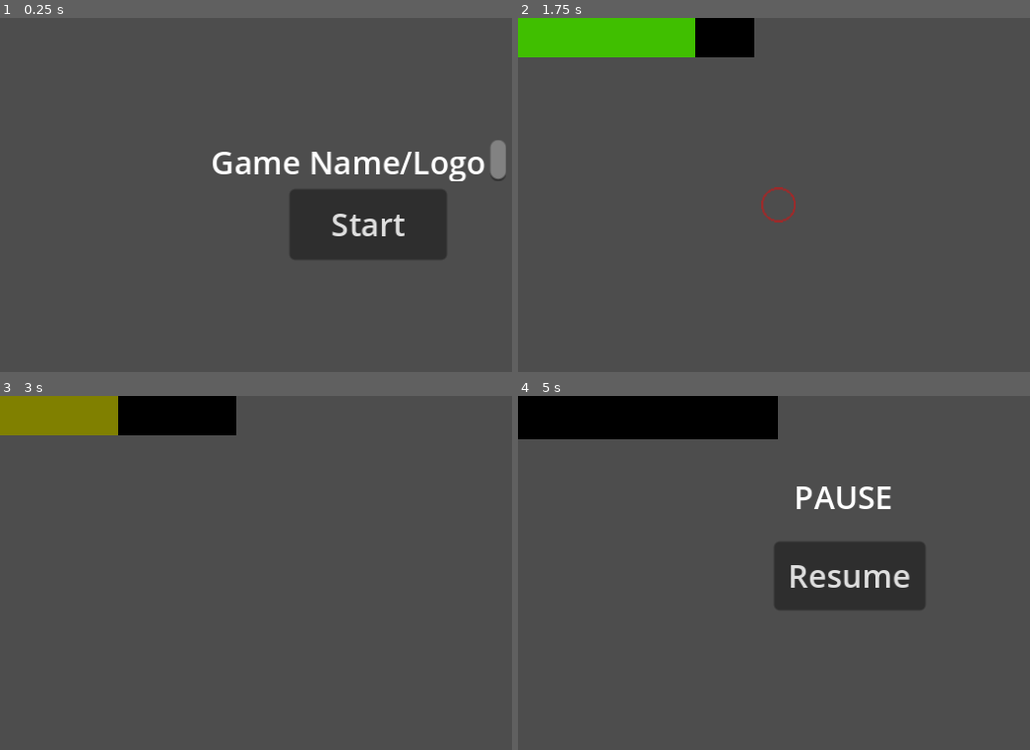
Above: before the commit, frames 1-4 (two rows, left to right).
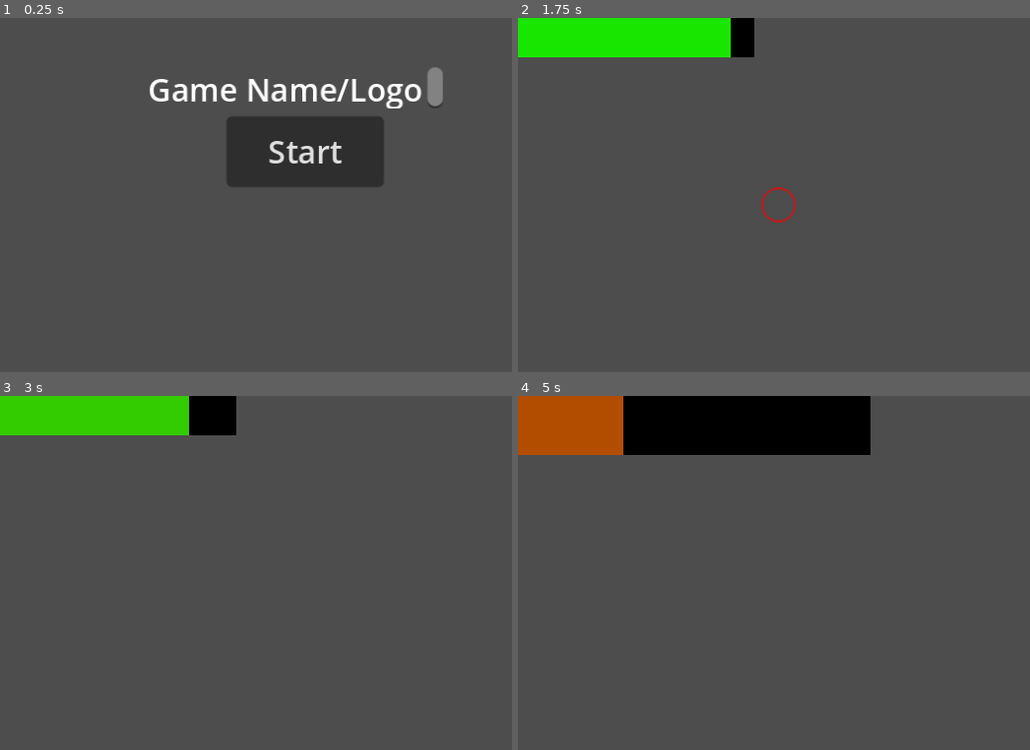
Above: after the commit, the same moments.

Repository: SabrinaRoss/Ludum-Dare-56
Game: Godot game, scene res://src/main/main.tscn
Two runs of this game, one before a commit and one after it. Both use one fixed random seed, a clock stepped at 60 frames per second and the inputs below. The engine's default icon, where the game draws it, is replaced by a stand-in: a white triangle on a blue panel in a dark square.
Inputs (mouse positions are in pixels of both pictures, inside the frame that each line leads up to):
- Up to frame 1 (0.25 s): no input
- Up to frame 2 (1.75 s): click "Start" at 0.5 s; tap Enter at 1.25 s; move the mouse to (973, 177) at 1.27 s; press the mouse at (973, 177) at 1.28 s; hold D (right) from 1.28 s (still down); tap 1 at 1.55 s
- Up to frame 3 (3 s): move the mouse to (189, 590) at 2.02 s; release D (right) at 2.03 s; release the mouse at (189, 590) at 2.03 s; hold S (down) 2.03-2.78 s; tap 1 at 2.1 s; click (189, 590) at 2.3 s; move the mouse to (378, 495) at 2.77 s; press the mouse at (378, 495) at 2.78 s; hold D (right) from 2.78 s (still down)
- Up to frame 4 (5 s): tap 1 at 3.05 s; move the mouse to (799, 643) at 3.52 s; release D (right) at 3.53 s; release the mouse at (799, 643) at 3.53 s; hold W (up) 3.53-4.28 s; tap Space (roll) at 3.6, 4.25 s; click (799, 643) at 3.8 s; move the mouse to (1019, 626) at 4.27 s; hold A (left) from 4.28 s (still down); hold 1 from 4.28 s (still down); tap Escape (pause) at 4.9 s

The runs differ from the first frame. In frame 1, 14% of the frame differs, in the area x 29-99%, y 13-69%; in frame 2, 4.7%; in frame 3, 4.1%; in frame 4, 14%.

Commit message:
Included death condition

Diff:
--- a/src/entities/player/damage_indicator.gd
+++ b/src/entities/player/damage_indicator.gd
@@ -1,6 +1,7 @@
 extends Node2D
+var scaleMultiplier = 3
 var fade = 0.05
-var rateOfChange
+var opacityChange
 var intensity
 var goalScale
 var sprite
@@ -10,13 +11,13 @@
 
 func setIntensity(i) -> void:
 	intensity = i
-	goalScale = intensity
-	rateOfChange = goalScale/fade
+	goalScale = intensity*scaleMultiplier
+	opacityChange = fade/goalScale
 
 
 # Called every frame. 'delta' is the elapsed time since the previous frame.
 func _process(delta: float) -> void:
-	sprite.modulate.a -= fade
+	sprite.modulate.a -= opacityChange
 	scale += Vector2(1,1) * fade
 	if scale.x > goalScale:
 		queue_free()
--- a/src/entities/player/player.gd
+++ b/src/entities/player/player.gd
@@ -155,11 +155,8 @@
 	var dmg_ind = damage_indicator.instantiate()
 	dmg_ind.setIntensity(damage)
 	add_child(dmg_ind)
-	if cur_health <= max_health:
-		death()
-
-func death():
-	pass
+	if cur_health <= 0:
+		Singleton.main.death()
 
 func _on_animation_player_animation_finished(anim_name: StringName) -> void:
 	match anim_name:
--- a/src/main/Level 1.tscn
+++ b/src/main/Level 1.tscn
@@ -1,7 +1,8 @@
-[gd_scene load_steps=3 format=3 uid="uid://b441ummmk1l26"]
+[gd_scene load_steps=4 format=3 uid="uid://b441ummmk1l26"]
 
 [ext_resource type="PackedScene" uid="uid://bmkjq2v77ou1d" path="res://src/entities/player/player_ant.tscn" id="1_o7ecf"]
 [ext_resource type="PackedScene" uid="uid://db4onktx5rhfw" path="res://src/main/Health Bar.tscn" id="2_uqitk"]
+[ext_resource type="PackedScene" uid="uid://bvnme36cdfxnr" path="res://src/entities/boss/Beetle/BeetleScene.tscn" id="3_0bw0x"]
 
 [node name="Level1" type="Node2D"]
 process_mode = 3
@@ -10,3 +11,6 @@
 position = Vector2(89, 95)
 
 [node name="HealthBar" parent="." instance=ExtResource("2_uqitk")]
+
+[node name="BeetleScene" parent="." instance=ExtResource("3_0bw0x")]
+position = Vector2(45, 21)
--- a/src/main/health_bar.gd
+++ b/src/main/health_bar.gd
@@ -35,7 +35,7 @@
 
 func _input(_ev):
 	if Input.is_key_pressed(KEY_1):
-		Singleton.player.take_damage(1.25)
+		Singleton.player.take_damage(0.5)
 		healthUpdate()
 
 func _process(_delta: float) -> void:
--- a/src/main/main.gd
+++ b/src/main/main.gd
@@ -1,11 +1,13 @@
 extends Node2D
 
-var mainMenu
 var paused = false
 var pauseMenuScene = load("res://src/main/Pause Menu.tscn")
 var pauseMenu
+var deathAnimationPlaying = false
+var deathAnimationShrinkSpeed = 0.01
 
-var level
+var level = 0
+var mainMenuScene = load("res://src/main/Main Menu.tscn")
 var level1Scene = load("res://src/main/Level 1.tscn")
 var level2Scene = load("res://src/main/Level 2.tscn")
 var level3Scene = load("res://src/main/Level 3.tscn")
@@ -13,12 +15,9 @@
 
 # Called when the node enters the scene tree for the first time.
 func _ready() -> void:
-	mainMenu = get_node("MainMenu")
 	process_mode = PROCESS_MODE_ALWAYS
-
-func startGame() -> void:
-	mainMenu.queue_free()
-	setLevel(1)
+	Singleton.main = self
+	setLevel(0)
 
 func _input(_ev):
 	if Input.is_action_just_pressed("pause"):
@@ -28,7 +27,7 @@
 	if paused:
 		pauseMenu.queue_free()
 		paused = false
-	elif mainMenu == null:
+	elif level == 0:
 		pauseMenu = pauseMenuScene.instantiate()
 		pauseMenu.main = self
 		add_child(pauseMenu)
@@ -39,7 +38,9 @@
 	if gameScene != null:
 		gameScene.queue_free()
 	level = newLevel
-	if level == 1:
+	if level == 0:
+		gameScene = mainMenuScene.instantiate()
+	elif level == 1:
 		gameScene = level1Scene.instantiate()
 	elif level == 2:
 		gameScene = level2Scene.instantiate()
@@ -47,3 +48,15 @@
 		gameScene = level3Scene.instantiate()
 	add_child(gameScene)
 	gameScene.process_mode = PROCESS_MODE_PAUSABLE
+
+func death() -> void:
+	get_tree().paused = true
+	deathAnimationPlaying = true
+
+func _process(_delta: float) -> void:
+	if deathAnimationPlaying:
+		Singleton.player.scale -= Vector2(1,1) * deathAnimationShrinkSpeed
+		if Singleton.player.scale.x <= 0:
+			deathAnimationPlaying = false
+			get_tree().paused = false
+			setLevel(0)
--- a/src/main/main.tscn
+++ b/src/main/main.tscn
@@ -1,13 +1,6 @@
-[gd_scene load_steps=3 format=3 uid="uid://bfhgmxtiyw5is"]
+[gd_scene load_steps=2 format=3 uid="uid://bfhgmxtiyw5is"]
 
-[ext_resource type="PackedScene" uid="uid://bkblkxbu6j36i" path="res://src/main/Main Menu.tscn" id="1_2i54g"]
 [ext_resource type="Script" path="res://src/main/main.gd" id="1_wfnoq"]
 
 [node name="Main" type="Node2D"]
 script = ExtResource("1_wfnoq")
-
-[node name="MainMenu" parent="." instance=ExtResource("1_2i54g")]
-offset_left = 32.0
-offset_top = 37.0
-offset_right = 32.0
-offset_bottom = 37.0
--- a/src/main/main_menu.gd
+++ b/src/main/main_menu.gd
@@ -8,4 +8,4 @@
 	startButton.pressed.connect(startButtonPressed)
 
 func startButtonPressed():
-	main.startGame()
+	main.setLevel(1)
--- a/src/singleton.gd
+++ b/src/singleton.gd
@@ -2,3 +2,4 @@
 
 var player : Player
 var health_bar_scene
+var main
Not shown, added: assets/sprites/nut.png.import
